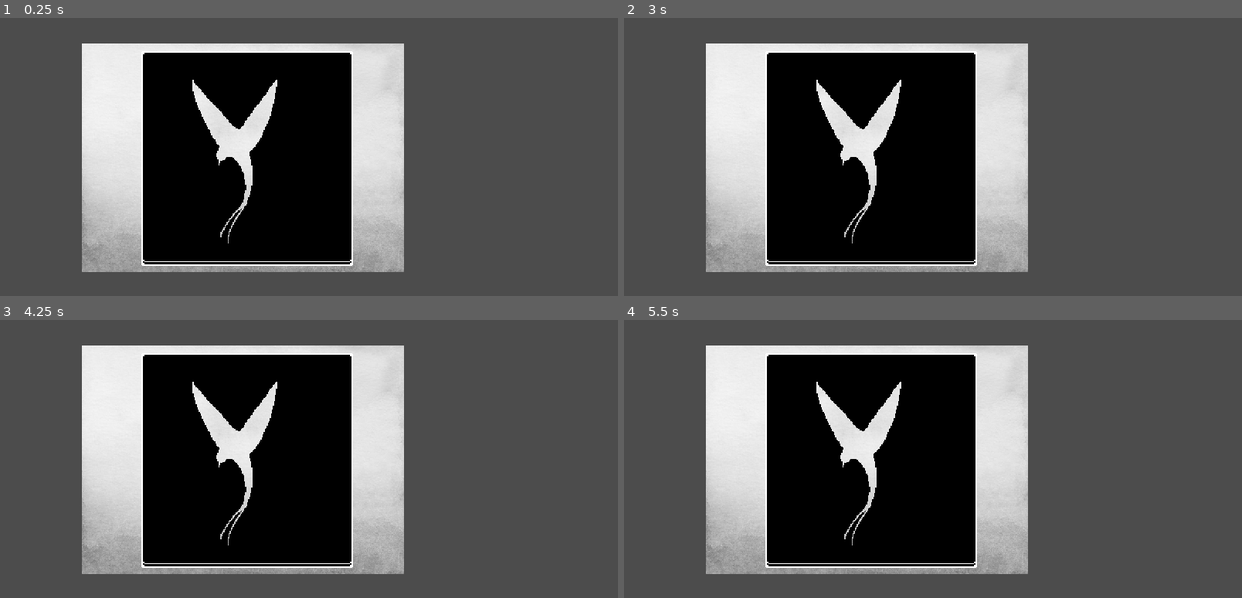
Above: before the commit, frames 1-4 (two rows, left to right).
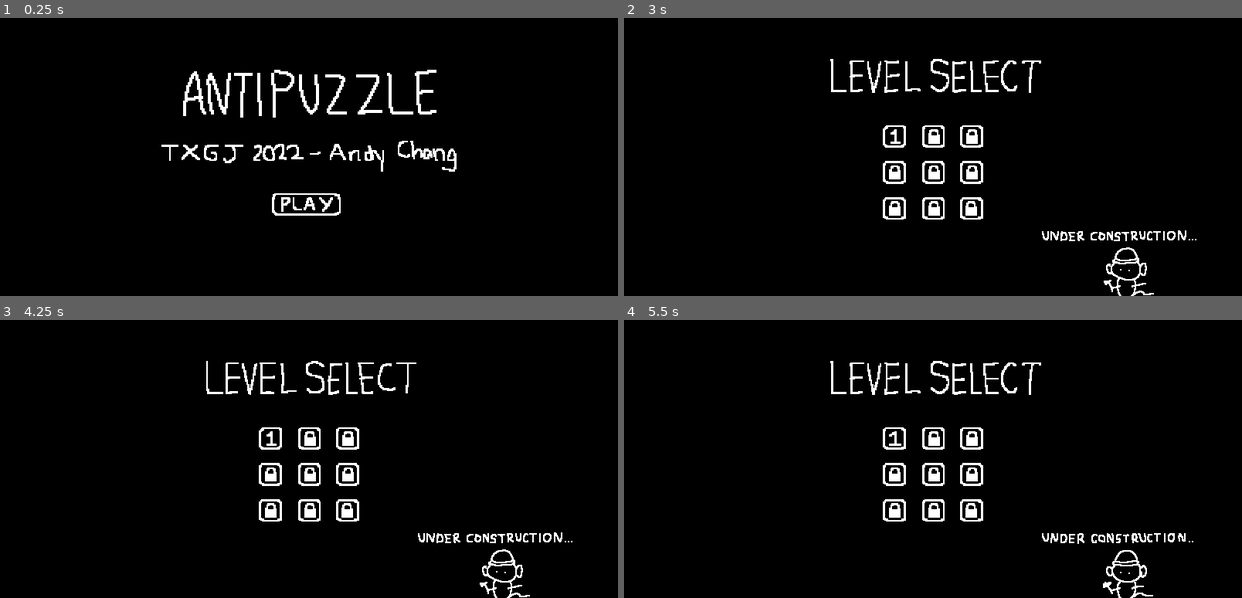
Above: after the commit, the same moments.

Repository: andymjchang/TXGJ_2022
Game: Godot game, scene res://Scenes/Title.tscn
Same seed, same stepped clock (60 frames per second), same inputs: the game is played once before the commit and once after it. Before the commit the project starts from res://Scenes/Main.tscn.
Inputs (mouse positions are in pixels of both pictures, inside the frame that each line leads up to):
- Up to frame 1 (0.25 s): no input
- Up to frame 2 (3 s): move the mouse to (1068, 143) at 0.52 s; press the mouse at (1068, 143) at 0.53 s; move the mouse to (809, 170) at 1.27 s; release the mouse at (809, 170) at 1.28 s; click (809, 170) at 1.35 s; move the mouse to (994, 95) at 2.02 s; press the mouse at (994, 95) at 2.03 s; tap Enter at 2.75 s; move the mouse to (902, 212) at 2.77 s; release the mouse at (902, 212) at 2.78 s; click (902, 212) at 2.85 s
- Up to frame 3 (4.25 s): tap Space at 3.5 s; move the mouse to (494, 500) at 3.52 s; press the mouse at (494, 500) at 3.53 s
- Up to frame 4 (5.5 s): move the mouse to (747, 417) at 4.27 s; release the mouse at (747, 417) at 4.28 s; click (747, 417) at 4.35 s; move the mouse to (963, 459) at 5.02 s; press the mouse at (963, 459) at 5.03 s

The runs differ from the first frame. In frame 1, 78% of the frame differs, in the area x 0-100%, y 0-100%; in frame 2, 78%; in frame 3, 78%; in frame 4, 78%.

Commit message:
completed

Diff:
--- /dev/null
+++ b/Scenes/CheckButton.tscn
@@ -0,0 +1,39 @@
+[gd_scene load_steps=7 format=2]
+
+[ext_resource path="res://Assets/check_button.png" type="Texture" id=1]
+[ext_resource path="res://Scripts/CheckButton.gd" type="Script" id=2]
+
+[sub_resource type="AtlasTexture" id=1]
+atlas = ExtResource( 1 )
+region = Rect2( 0, 0, 52, 27 )
+
+[sub_resource type="AtlasTexture" id=2]
+atlas = ExtResource( 1 )
+region = Rect2( 52, 0, 52, 27 )
+
+[sub_resource type="SpriteFrames" id=3]
+animations = [ {
+"frames": [ SubResource( 1 ), SubResource( 2 ) ],
+"loop": true,
+"name": "default",
+"speed": 4.0
+} ]
+
+[sub_resource type="RectangleShape2D" id=4]
+extents = Vector2( 25.5, 12.5 )
+
+[node name="CheckButton" type="Node2D"]
+script = ExtResource( 2 )
+
+[node name="AnimatedSprite" type="AnimatedSprite" parent="."]
+frames = SubResource( 3 )
+playing = true
+centered = false
+
+[node name="Area2D" type="Area2D" parent="."]
+
+[node name="CollisionShape2D" type="CollisionShape2D" parent="Area2D"]
+position = Vector2( 26.5, 13.5 )
+shape = SubResource( 4 )
+
+[connection signal="input_event" from="Area2D" to="." method="_on_Area2D_input_event"]
--- a/Scenes/DrawingObject.tscn
+++ b/Scenes/DrawingObject.tscn
@@ -1,6 +1,7 @@
-[gd_scene load_steps=56 format=2]
+[gd_scene load_steps=57 format=2]
 
 [ext_resource path="res://Assets/Sprite-0011.png" type="Texture" id=1]
+[ext_resource path="res://Scripts/DrawingObject.gd" type="Script" id=2]
 
 [sub_resource type="AtlasTexture" id=42]
 atlas = ExtResource( 1 )
@@ -217,14 +218,16 @@
 [sub_resource type="SpriteFrames" id=41]
 animations = [ {
 "frames": [ SubResource( 42 ), SubResource( 43 ), SubResource( 44 ), SubResource( 45 ), SubResource( 46 ), SubResource( …(901 unchanged characters)…
-"loop": true,
+"loop": false,
 "name": "default",
-"speed": 12.0
+"speed": 10.0
 } ]
 
 [node name="DrawingObject" type="Node2D"]
+script = ExtResource( 2 )
 
 [node name="AnimatedSprite" type="AnimatedSprite" parent="."]
+visible = false
 position = Vector2( 140, 15 )
 frames = SubResource( 41 )
 centered = false
@@ -234,3 +237,5 @@
 [node name="CollisionPolygon2D" type="CollisionPolygon2D" parent="Area2D"]
 position = Vector2( 240, 135 )
 polygon = PoolVector2Array( 5, 0, 5, -12, 4, -18, 3, -21, 2, -25, 4, -26, 5, -27, 6, -28, 7, -29, 8, -30, 9, -32, 10, - …(1496 unchanged characters)…
+
+[connection signal="animation_finished" from="AnimatedSprite" to="." method="_on_AnimatedSprite_animation_finished"]
--- a/Scenes/Jigsaw.tscn
+++ b/Scenes/Jigsaw.tscn
@@ -1,19 +1,34 @@
-[gd_scene load_steps=3 format=2]
+[gd_scene load_steps=6 format=2]
 
 [ext_resource path="res://Assets/jigsaw_pieces.png" type="Texture" id=1]
+[ext_resource path="res://Scripts/Jigsaw.gd" type="Script" id=2]
+[ext_resource path="res://outline_shader.tres" type="Shader" id=3]
+
+[sub_resource type="ShaderMaterial" id=2]
+resource_local_to_scene = true
+shader = ExtResource( 3 )
+shader_param/outline_color = Color( 0.329412, 0.866667, 0.952941, 1 )
+shader_param/opacity = 1.0
 
 [sub_resource type="RectangleShape2D" id=1]
 extents = Vector2( 25, 25 )
 
-[node name="Jigsaw" type="Node2D"]
+[node name="Jigsaw" type="Node2D" groups=["pieces"]]
+script = ExtResource( 2 )
 
 [node name="JigsawPieces" type="Sprite" parent="."]
+material = SubResource( 2 )
+position = Vector2( -1, -1 )
 texture = ExtResource( 1 )
 centered = false
 hframes = 16
+frame = 5
 
 [node name="Area2D" type="Area2D" parent="."]
 
 [node name="CollisionShape2D" type="CollisionShape2D" parent="Area2D"]
 position = Vector2( 25, 25 )
 shape = SubResource( 1 )
+
+[connection signal="area_entered" from="Area2D" to="." method="_on_Area2D_area_entered"]
+[connection signal="input_event" from="Area2D" to="." method="_on_Area2D_input_event"]
--- a/Scenes/JigsawHolder.tscn
+++ b/Scenes/JigsawHolder.tscn
@@ -1,12 +1,15 @@
-[gd_scene load_steps=2 format=2]
+[gd_scene load_steps=3 format=2]
+
+[ext_resource path="res://Scripts/JigsawHolder.gd" type="Script" id=1]
 
 [sub_resource type="RectangleShape2D" id=1]
-extents = Vector2( 25, 25 )
 
-[node name="JigsawHolder" type="Node2D"]
+[node name="JigsawHolder" type="Node2D" groups=["jigsawHolder"]]
+script = ExtResource( 1 )
 
-[node name="Area2D" type="Area2D" parent="."]
+[node name="Area2D" type="Area2D" parent="." groups=["holder"]]
 position = Vector2( 25, 25 )
+monitoring = false
 
 [node name="CollisionShape2D" type="CollisionShape2D" parent="Area2D"]
 shape = SubResource( 1 )
--- /dev/null
+++ b/Scenes/LevelScreen.tscn
@@ -0,0 +1,99 @@
+[gd_scene load_steps=17 format=2]
+
+[ext_resource path="res://Assets/under_construction.png" type="Texture" id=1]
+[ext_resource path="res://Assets/levels.png" type="Texture" id=2]
+[ext_resource path="res://Scripts/LevelScreen.gd" type="Script" id=3]
+[ext_resource path="res://Assets/level_select.png" type="Texture" id=4]
+
+[sub_resource type="AtlasTexture" id=16]
+atlas = ExtResource( 2 )
+region = Rect2( 0, 0, 97, 92 )
+
+[sub_resource type="AtlasTexture" id=17]
+atlas = ExtResource( 2 )
+region = Rect2( 97, 0, 97, 92 )
+
+[sub_resource type="SpriteFrames" id=3]
+animations = [ {
+"frames": [ SubResource( 16 ), SubResource( 17 ) ],
+"loop": true,
+"name": "default",
+"speed": 2.0
+} ]
+
+[sub_resource type="AtlasTexture" id=9]
+atlas = ExtResource( 1 )
+region = Rect2( 0, 0, 200, 85 )
+
+[sub_resource type="AtlasTexture" id=10]
+atlas = ExtResource( 1 )
+region = Rect2( 200, 0, 200, 85 )
+
+[sub_resource type="AtlasTexture" id=11]
+atlas = ExtResource( 1 )
+region = Rect2( 400, 0, 200, 85 )
+
+[sub_resource type="AtlasTexture" id=12]
+atlas = ExtResource( 1 )
+region = Rect2( 600, 0, 200, 85 )
+
+[sub_resource type="SpriteFrames" id=7]
+animations = [ {
+"frames": [ SubResource( 9 ), SubResource( 10 ), SubResource( 11 ), SubResource( 12 ) ],
+"loop": true,
+"name": "default",
+"speed": 3.0
+} ]
+
+[sub_resource type="AtlasTexture" id=13]
+atlas = ExtResource( 4 )
+region = Rect2( 0, 0, 210, 40 )
+
+[sub_resource type="AtlasTexture" id=14]
+atlas = ExtResource( 4 )
+region = Rect2( 210, 0, 210, 40 )
+
+[sub_resource type="SpriteFrames" id=15]
+animations = [ {
+"frames": [ SubResource( 13 ), SubResource( 14 ) ],
+"loop": true,
+"name": "default",
+"speed": 1.0
+} ]
+
+[sub_resource type="RectangleShape2D" id=8]
+extents = Vector2( 11.5, 11 )
+
+[node name="LevelScreen" type="Node2D"]
+script = ExtResource( 3 )
+
+[node name="bg" type="Polygon2D" parent="."]
+color = Color( 0, 0, 0, 1 )
+polygon = PoolVector2Array( 0, 0, 0, 270, 600, 270, 600, 0 )
+
+[node name="Levels" type="AnimatedSprite" parent="."]
+position = Vector2( 300, 150 )
+frames = SubResource( 3 )
+frame = 1
+playing = true
+
+[node name="UnderConstruction" type="AnimatedSprite" parent="."]
+position = Vector2( 481, 238 )
+scale = Vector2( 0.75, 0.75 )
+frames = SubResource( 7 )
+frame = 2
+playing = true
+
+[node name="LevelSelect" type="AnimatedSprite" parent="."]
+position = Vector2( 300, 56 )
+frames = SubResource( 15 )
+frame = 1
+playing = true
+
+[node name="Area2D" type="Area2D" parent="."]
+
+[node name="CollisionShape2D" type="CollisionShape2D" parent="Area2D"]
+position = Vector2( 262.5, 115 )
+shape = SubResource( 8 )
+
+[connection signal="input_event" from="Area2D" to="." method="_on_Area2D_input_event"]
--- a/Scenes/Main.tscn
+++ b/Scenes/Main.tscn
@@ -1,10 +1,31 @@
-[gd_scene load_steps=6 format=2]
-
+[gd_scene load_steps=14 format=2]
+
+[ext_resource path="res://Assets/background.png" type="Texture" id=1]
 [ext_resource path="res://Scripts/Main.gd" type="Script" id=2]
 [ext_resource path="res://Scenes/DrawingObject.tscn" type="PackedScene" id=3]
-[ext_resource path="res://Assets/table.png" type="Texture" id=4]
+[ext_resource path="res://Scenes/Jigsaw.tscn" type="PackedScene" id=4]
 [ext_resource path="res://Scenes/JigsawHolder.tscn" type="PackedScene" id=5]
 [ext_resource path="res://Assets/watercolor-light-gray-gradient-background-texture_145343-639-1686862271.jpg" type="Texture" id=6]
+[ext_resource path="res://Assets/table.png" type="Texture" id=7]
+[ext_resource path="res://Scenes/UndoButton.tscn" type="PackedScene" id=8]
+[ext_resource path="res://Scenes/CheckButton.tscn" type="PackedScene" id=9]
+[ext_resource path="res://Assets/reference_drawing-sheet.png" type="Texture" id=10]
+
+[sub_resource type="AtlasTexture" id=2]
+atlas = ExtResource( 10 )
+region = Rect2( 0, 0, 102, 130 )
+
+[sub_resource type="AtlasTexture" id=3]
+atlas = ExtResource( 10 )
+region = Rect2( 102, 0, 102, 130 )
+
+[sub_resource type="SpriteFrames" id=1]
+animations = [ {
+"frames": [ SubResource( 2 ), SubResource( 3 ) ],
+"loop": true,
+"name": "default",
+"speed": 2.0
+} ]
 
 [node name="Main" type="Node2D"]
 script = ExtResource( 2 )
@@ -14,10 +35,27 @@
 scale = Vector2( 0.5, 0.5 )
 texture = ExtResource( 6 )
 
+[node name="bg2" type="Sprite" parent="."]
+visible = false
+position = Vector2( 484, 134 )
+rotation = -1.5708
+scale = Vector2( 0.5, 0.5 )
+texture = ExtResource( 6 )
+
 [node name="Table" type="Sprite" parent="."]
 position = Vector2( 137, 32 )
-texture = ExtResource( 4 )
+texture = ExtResource( 7 )
 centered = false
+
+[node name="Background" type="Sprite" parent="."]
+texture = ExtResource( 1 )
+centered = false
+
+[node name="UndoButton" parent="." instance=ExtResource( 8 )]
+position = Vector2( 171, 3 )
+
+[node name="CheckButton" parent="." instance=ExtResource( 9 )]
+position = Vector2( 260, 3 )
 
 [node name="DrawingObject" parent="." instance=ExtResource( 3 )]
 position = Vector2( 0, 20 )
@@ -29,45 +67,134 @@
 
 [node name="JigsawHolder2" parent="Placeholders" instance=ExtResource( 5 )]
 position = Vector2( 190, 35 )
+correctIndex = 1
 
 [node name="JigsawHolder3" parent="Placeholders" instance=ExtResource( 5 )]
 position = Vector2( 240, 35 )
+correctIndex = 2
 
 [node name="JigsawHolder4" parent="Placeholders" instance=ExtResource( 5 )]
 position = Vector2( 290, 35 )
+correctIndex = 3
 
 [node name="JigsawHolder5" parent="Placeholders" instance=ExtResource( 5 )]
 position = Vector2( 140, 85 )
+correctIndex = 4
 
 [node name="JigsawHolder6" parent="Placeholders" instance=ExtResource( 5 )]
 position = Vector2( 190, 85 )
+correctIndex = 5
 
 [node name="JigsawHolder7" parent="Placeholders" instance=ExtResource( 5 )]
 position = Vector2( 240, 85 )
+correctIndex = 6
 
 [node name="JigsawHolder8" parent="Placeholders" instance=ExtResource( 5 )]
 position = Vector2( 290, 85 )
+correctIndex = 7
 
 [node name="JigsawHolder9" parent="Placeholders" instance=ExtResource( 5 )]
 position = Vector2( 140, 135 )
+correctIndex = 4
 
 [node name="JigsawHolder10" parent="Placeholders" instance=ExtResource( 5 )]
 position = Vector2( 190, 135 )
+correctIndex = 9
 
 [node name="JigsawHolder11" parent="Placeholders" instance=ExtResource( 5 )]
 position = Vector2( 240, 135 )
+correctIndex = 10
 
 [node name="JigsawHolder12" parent="Placeholders" instance=ExtResource( 5 )]
 position = Vector2( 290, 135 )
+correctIndex = 7
 
 [node name="JigsawHolder13" parent="Placeholders" instance=ExtResource( 5 )]
 position = Vector2( 140, 185 )
+correctIndex = 12
 
 [node name="JigsawHolder14" parent="Placeholders" instance=ExtResource( 5 )]
 position = Vector2( 190, 185 )
+correctIndex = 13
 
 [node name="JigsawHolder15" parent="Placeholders" instance=ExtResource( 5 )]
 position = Vector2( 240, 185 )
+correctIndex = 14
 
 [node name="JigsawHolder16" parent="Placeholders" instance=ExtResource( 5 )]
 position = Vector2( 290, 185 )
+correctIndex = 15
+
+[node name="Pieces" type="Node2D" parent="."]
+
+[node name="Jigsaw" parent="Pieces" instance=ExtResource( 4 )]
+position = Vector2( 362, 22 )
+index = 12
+
+[node name="Jigsaw2" parent="Pieces" instance=ExtResource( 4 )]
+position = Vector2( 418, 22 )
+index = 10
+
+[node name="Jigsaw3" parent="Pieces" instance=ExtResource( 4 )]
+position = Vector2( 475, 22 )
+index = 4
+
+[node name="Jigsaw4" parent="Pieces" instance=ExtResource( 4 )]
+position = Vector2( 531, 22 )
+index = 5
+
+[node name="Jigsaw5" parent="Pieces" instance=ExtResource( 4 )]
+position = Vector2( 362, 78 )
+index = 9
+
+[node name="Jigsaw6" parent="Pieces" instance=ExtResource( 4 )]
+position = Vector2( 418, 78 )
+index = 3
+
+[node name="Jigsaw7" parent="Pieces" instance=ExtResource( 4 )]
+position = Vector2( 476, 79 )
+index = 4
+
+[node name="Jigsaw8" parent="Pieces" instance=ExtResource( 4 )]
+position = Vector2( 531, 78 )
+
+[node name="Jigsaw9" parent="Pieces" instance=ExtResource( 4 )]
+position = Vector2( 362, 134 )
+index = 15
+
+[node name="Jigsaw10" parent="Pieces" instance=ExtResource( 4 )]
+position = Vector2( 418, 134 )
+index = 14
+
+[node name="Jigsaw11" parent="Pieces" instance=ExtResource( 4 )]
+position = Vector2( 475, 134 )
+index = 7
+
+[node name="Jigsaw12" parent="Pieces" instance=ExtResource( 4 )]
+position = Vector2( 531, 134 )
+index = 13
+
+[node name="Jigsaw13" parent="Pieces" instance=ExtResource( 4 )]
+position = Vector2( 362, 190 )
+index = 1
+
+[node name="Jigsaw14" parent="Pieces" instance=ExtResource( 4 )]
+position = Vector2( 418, 190 )
+index = 2
+
+[node name="Jigsaw15" parent="Pieces" instance=ExtResource( 4 )]
+position = Vector2( 475, 190 )
+index = 6
+
+[node name="Jigsaw16" parent="Pieces" instance=ExtResource( 4 )]
+position = Vector2( 530, 190 )
+index = 7
+
+[node name="ReferenceDrawing-sheet" type="AnimatedSprite" parent="."]
+position = Vector2( 69, 131 )
+frames = SubResource( 1 )
+frame = 1
+playing = true
+
+[connection signal="startAnim" from="." to="DrawingObject" method="_on_Main_startAnim"]
+[connection signal="verify" from="CheckButton" to="." method="_on_CheckButton_verify"]
--- /dev/null
+++ b/Scenes/Title.tscn
@@ -0,0 +1,63 @@
+[gd_scene load_steps=11 format=2]
+
+[ext_resource path="res://Assets/title_screen.png" type="Texture" id=1]
+[ext_resource path="res://Assets/title.png" type="Texture" id=2]
+[ext_resource path="res://Scripts/Title.gd" type="Script" id=3]
+
+[sub_resource type="AtlasTexture" id=6]
+atlas = ExtResource( 1 )
+region = Rect2( 0, 0, 600, 270 )
+
+[sub_resource type="AtlasTexture" id=7]
+atlas = ExtResource( 1 )
+region = Rect2( 600, 0, 600, 270 )
+
+[sub_resource type="SpriteFrames" id=8]
+animations = [ {
+"frames": [ SubResource( 6 ), SubResource( 7 ) ],
+"loop": true,
+"name": "default",
+"speed": 1.0
+} ]
+
+[sub_resource type="AtlasTexture" id=4]
+atlas = ExtResource( 2 )
+region = Rect2( 0, 0, 175, 50 )
+
+[sub_resource type="AtlasTexture" id=5]
+atlas = ExtResource( 2 )
+region = Rect2( 175, 0, 175, 50 )
+
+[sub_resource type="SpriteFrames" id=3]
+animations = [ {
+"frames": [ SubResource( 4 ), SubResource( 5 ) ],
+"loop": true,
+"name": "default",
+"speed": 2.0
+} ]
+
+[sub_resource type="RectangleShape2D" id=9]
+extents = Vector2( 33.5, 11 )
+
+[node name="Title" type="Node2D"]
+script = ExtResource( 3 )
+
+[node name="TitleScreen" type="AnimatedSprite" parent="."]
+frames = SubResource( 8 )
+frame = 1
+playing = true
+centered = false
+
+[node name="Title" type="AnimatedSprite" parent="."]
+position = Vector2( 300, 74 )
+scale = Vector2( 1.5, 1.5 )
+frames = SubResource( 3 )
+playing = true
+
+[node name="Area2D" type="Area2D" parent="."]
+
+[node name="CollisionShape2D" type="CollisionShape2D" parent="Area2D"]
+position = Vector2( 297.5, 181 )
+shape = SubResource( 9 )
+
+[connection signal="input_event" from="Area2D" to="." method="_on_Area2D_input_event"]
--- /dev/null
+++ b/Scenes/UndoButton.tscn
@@ -0,0 +1,40 @@
+[gd_scene load_steps=7 format=2]
+
+[ext_resource path="res://Assets/undo_button.png" type="Texture" id=1]
+[ext_resource path="res://Scripts/UndoButton.gd" type="Script" id=2]
+
+[sub_resource type="AtlasTexture" id=1]
+atlas = ExtResource( 1 )
+region = Rect2( 0, 0, 52, 27 )
+
+[sub_resource type="AtlasTexture" id=2]
+atlas = ExtResource( 1 )
+region = Rect2( 52, 0, 52, 27 )
+
+[sub_resource type="SpriteFrames" id=3]
+animations = [ {
+"frames": [ SubResource( 1 ), SubResource( 2 ) ],
+"loop": true,
+"name": "default",
+"speed": 3.0
+} ]
+
+[sub_resource type="RectangleShape2D" id=4]
+extents = Vector2( 25.5, 12.5 )
+
+[node name="UndoButton" type="Node2D"]
+script = ExtResource( 2 )
+
+[node name="AnimatedSprite" type="AnimatedSprite" parent="."]
+frames = SubResource( 3 )
+frame = 1
+playing = true
+centered = false
+
+[node name="Area2D" type="Area2D" parent="."]
+
+[node name="CollisionShape2D" type="CollisionShape2D" parent="Area2D"]
+position = Vector2( 26.5, 13.5 )
+shape = SubResource( 4 )
+
+[connection signal="input_event" from="Area2D" to="." method="_on_Area2D_input_event"]
--- /dev/null
+++ b/Scripts/CheckButton.gd
@@ -0,0 +1,8 @@
+extends Node2D
+
+signal verify
+
+func _on_Area2D_input_event(_viewport, event, _shape_idx):
+	if event is InputEventMouseButton:
+		if event.pressed:
+			emit_signal("verify")
--- /dev/null
+++ b/Scripts/DrawingObject.gd
@@ -0,0 +1,14 @@
+extends Node2D
+
+func _ready():
+	$AnimatedSprite.playing = false
+	$AnimatedSprite.visible = false
+
+func _on_Main_startAnim():
+	$AnimatedSprite.visible = true
+	#$AnimtedSprite.frame = 0
+	$AnimatedSprite.playing = true
+
+
+func _on_AnimatedSprite_animation_finished():
+	get_tree().change_scene("res://Scenes/Title.tscn")
--- /dev/null
+++ b/Scripts/Jigsaw.gd
@@ -0,0 +1,55 @@
+extends Node2D
+
+export var index = 0
+
+var selected = false
+var selectable = true
+
+var xSet
+var ySet
+
+onready var mat = get_node("JigsawPieces").get_material()
+
+func _ready():
+	$JigsawPieces.frame = index
+	xSet = global_position.x
+	ySet = global_position.y
+
+func _process(_delta):
+	if selected:
+		followMouse()
+
+func followMouse():
+	position = get_global_mouse_position()
+	position = Vector2(position.x - 25, position.y - 25)
+
+func _on_Area2D_input_event(_viewport, event, _shape_idx):
+	if event is InputEventMouseButton:
+		if event.pressed and selectable:
+			selected = true
+			$Area2D.monitoring = false
+		else:
+			# mouse is released
+			selected = false
+			$Area2D.monitoring = true
+
+func toggle_outline(value):
+	mat.set_shader_param("opacity", value)
+
+func _on_Area2D_area_entered(area):
+	if area.is_in_group("holder"):
+		var parent = area.get_parent()
+		parent.currentIndex = index
+		$Area2D.set_deferred("monitoring", false)
+		area.set_deferred("monitorable", false)
+		selectable = false
+		#toggle_outline(0)
+		global_position = Vector2(area.global_position.x - 25, area.global_position.y - 25)
+
+func reset_pos():
+	global_position = Vector2(xSet, ySet)
+	$Area2D.set_deferred("monitoring", true)
+	selectable = true
+
+func end_level():
+	queue_free()
--- /dev/null
+++ b/Scripts/JigsawHolder.gd
@@ -0,0 +1,8 @@
+extends Node2D
+
+export var correctIndex = 0
+var currentIndex = 0
+
+func reset_holder():
+	$Area2D.set_deferred("monitorable", true)
+	currentIndex = 0
--- /dev/null
+++ b/Scripts/LevelScreen.gd
@@ -0,0 +1,8 @@
+extends Node2D
+
+
+
+func _on_Area2D_input_event(_viewport, event, _shape_idx):
+	if event is InputEventMouseButton:
+		if event.pressed:
+			get_tree().change_scene("res://Scenes/Main.tscn")
--- a/Scripts/Main.gd
+++ b/Scripts/Main.gd
@@ -4,3 +4,23 @@
 
 export var defaultXOffset = 115
 export var defaultYOffset = 10
+
+signal startAnim
+
+
+func _on_CheckButton_verify():
+	var holderArray = $Placeholders.get_children()
+	var count = 0
+
+	for i in holderArray:
+
+		if i.correctIndex == i.currentIndex:
+			count += 1
+
+	if count == 16:
+		# all the pieces are in the right place
+		get_tree().call_group("pieces", "end_level")
+		emit_signal("startAnim")
+	else:
+		get_tree().call_group("pieces", "reset_pos")
+		get_tree().call_group("jigsawHolder", "reset_holder")
--- /dev/null
+++ b/Scripts/Title.gd
@@ -0,0 +1,8 @@
+extends Node2D
+
+
+
+func _on_Area2D_input_event(_viewport, event, _shape_idx):
+	if event is InputEventMouseButton:
+		if event.pressed:
+			get_tree().change_scene("res://Scenes/LevelScreen.tscn")
--- /dev/null
+++ b/Scripts/UndoButton.gd
@@ -0,0 +1,9 @@
+extends Node2D
+
+
+
+func _on_Area2D_input_event(_viewport, event, _shape_idx):
+	if event is InputEventMouseButton:
+		if event.pressed:
+			get_tree().call_group("pieces", "reset_pos")
+			get_tree().call_group("jigsawHolder", "reset_holder")
--- /dev/null
+++ b/outline_shader.tres
@@ -0,0 +1,26 @@
+[gd_resource type="Shader" format=2]
+
+[resource]
+code = "shader_type canvas_item;
+
+uniform vec4 outline_color : hint_color;
+uniform float opacity : hint_range(0, 1, 0.1);
+
+void fragment(){
+	float size_x = opacity/float(textureSize(TEXTURE, 0).x);
+	float size_y = opacity/float(textureSize(TEXTURE, 0).y);
+	vec4 sprite_color = texture(TEXTURE, UV);
+	float alpha = -8.0 * sprite_color.a;
+	alpha += texture(TEXTURE, UV + vec2(size_x, 0)).a;
+	alpha += texture(TEXTURE, UV + vec2(-size_x, 0)).a;
+	alpha += texture(TEXTURE, UV + vec2(0, size_y)).a;
+	alpha += texture(TEXTURE, UV + vec2(0, -size_y)).a;
+	//For outlining corners
+	//Change the -4.0 to -8.0 in alpa if adding these lines
+	alpha += texture(TEXTURE, UV + vec2(size_x, size_y)).a;
+	alpha += texture(TEXTURE, UV + vec2(-size_x, size_y)).a;
+	alpha += texture(TEXTURE, UV + vec2(-size_x, -size_y)).a;
+	alpha += texture(TEXTURE, UV + vec2(size_x, -size_y)).a;
+	vec4 final_color = mix(sprite_color, outline_color, clamp(alpha, 0.0, 1.0));
+	COLOR = vec4(final_color.rgb, clamp(abs(alpha) + sprite_color.a, 0.0, 1.0));
+}"
--- a/project.godot
+++ b/project.godot
@@ -11,7 +11,7 @@
 [application]
 
 config/name="TXGJ_2022"
-run/main_scene="res://Scenes/Main.tscn"
+run/main_scene="res://Scenes/Title.tscn"
 config/icon="res://icon.png"
 
 [display]
Binary file changed: Assets/Sprite-0011.png
Binary file added: Assets/background.png
Not shown, added: Assets/background.png.import
Binary file changed: Assets/bird_anim.aseprite
Binary file added: Assets/check_button.aseprite
Binary file added: Assets/check_button.png
Not shown, added: Assets/check_button.png.import
Binary file added: Assets/cover_art.aseprite
Binary file added: Assets/cover_art.png
Not shown, added: Assets/cover_art.png.import
Binary file changed: Assets/jigsaw_pieces.aseprite
Binary file changed: Assets/jigsaw_pieces.png
(and 24 more such lines)
